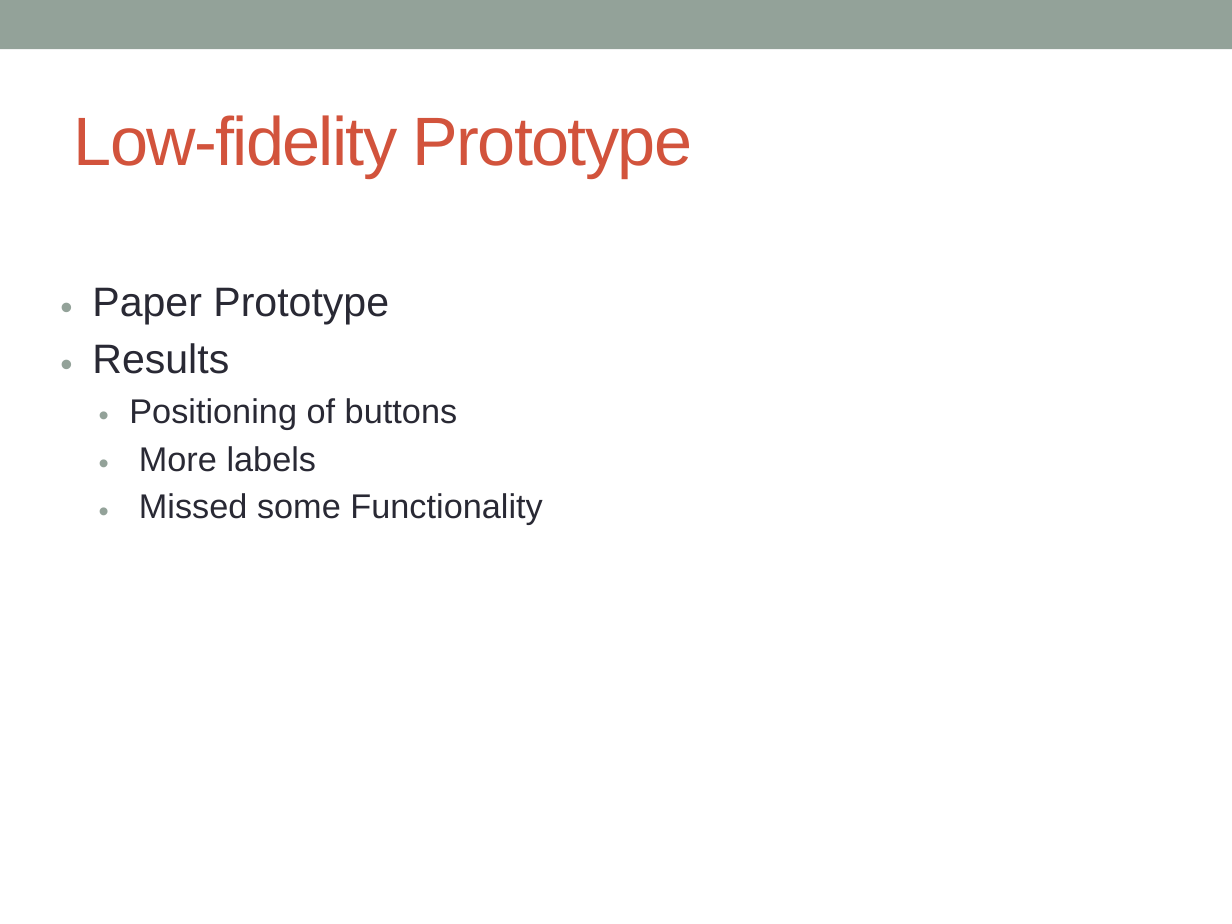
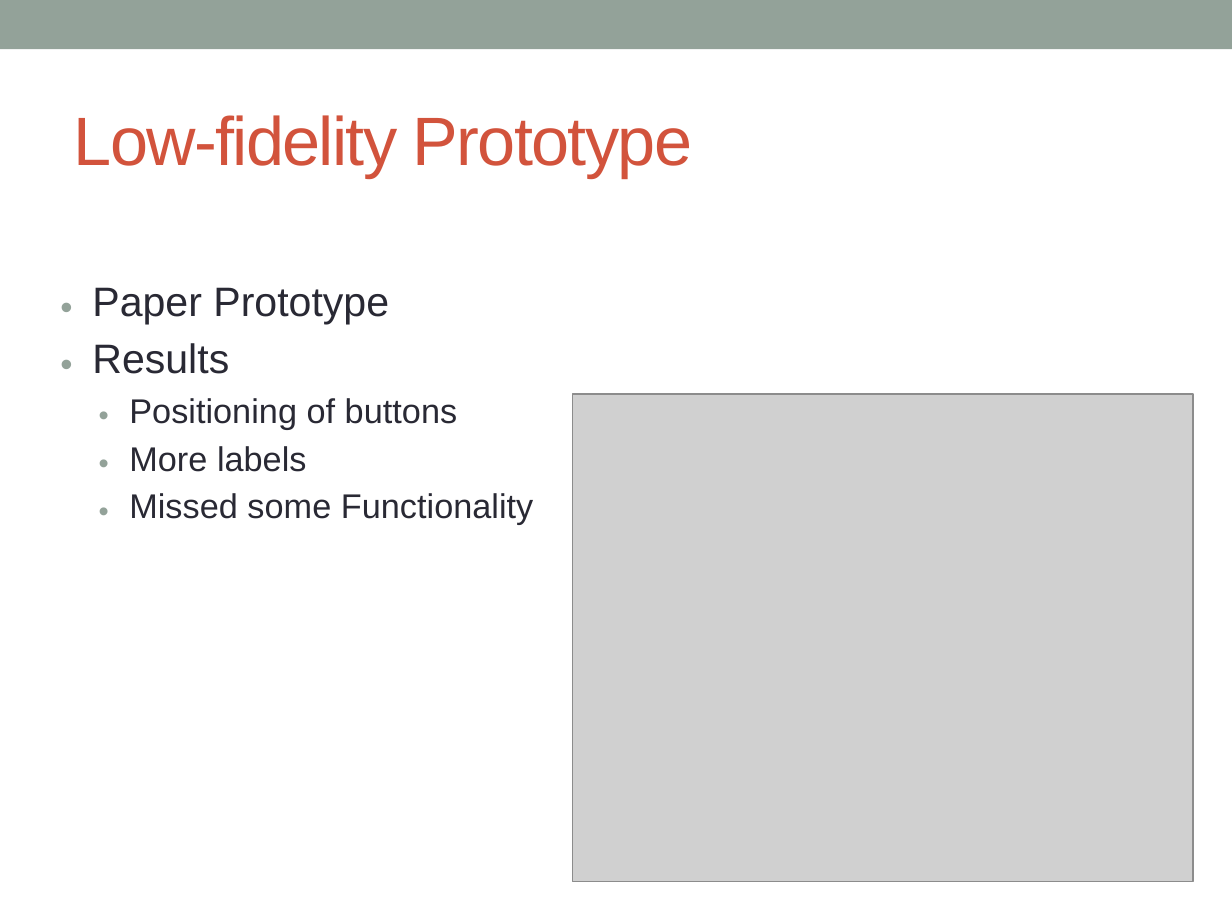
Before and after one commit to ChrisPenner/CMPT481, a slide deck: slide 3 of evals-and-rec/Presentation/Presentation.pptx (slide 2 before the commit). Drawn at 1232x924 pixels with LibreOffice and Linux fonts; fonts in the diff are those of the drawing; grey boxes stand for pictures. Boxes give left, top, right and bottom in pixels: in the first picture for what was removed or moved away, otherwise in the second. Text is boxed around its words. In the diff, an @@ line names an element or a change of style, - is before the commit and + after.

```diff
--- a/evals-and-rec/Presentation/Presentation.pptx
+++ b/evals-and-rec/Presentation/Presentation.pptx
@@ text "Paper Prototype" rewrapped from <box>92,287,542,525</box> to <box>92,287,534,525</box> @@
@@ picture added at <box>573,394,1194,882</box> @@
```
Also in this commit, not shown: 5 other slides changed, 2 slides added, 1 slide removed.
